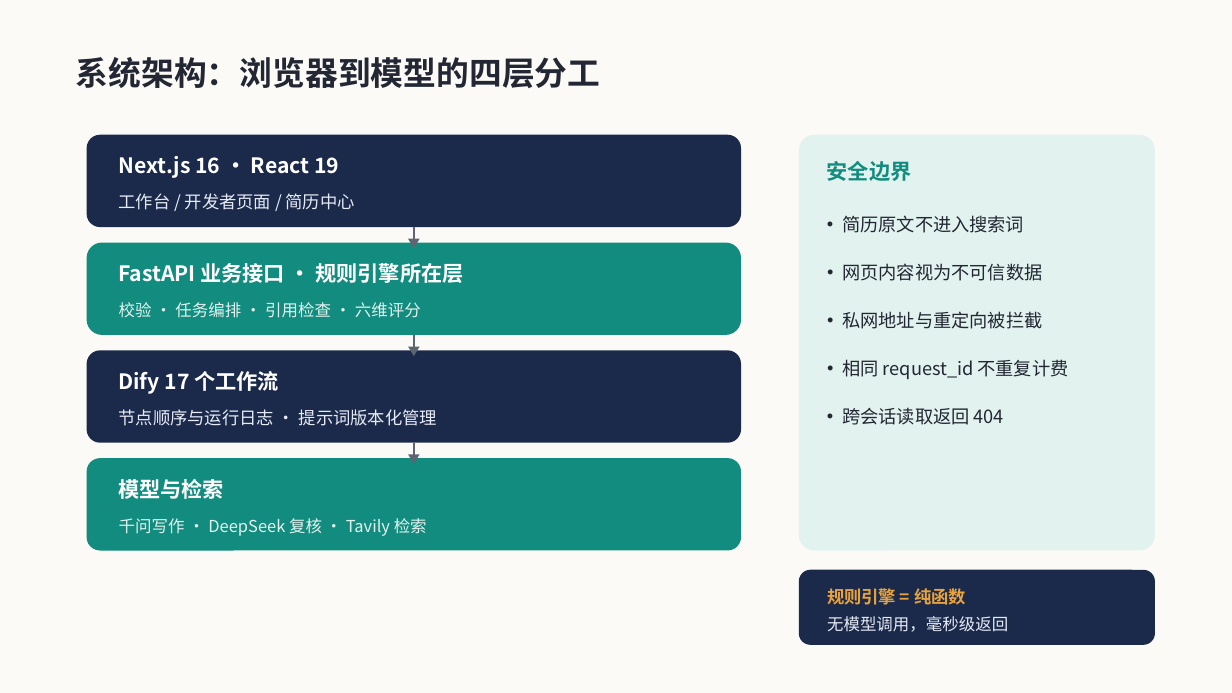
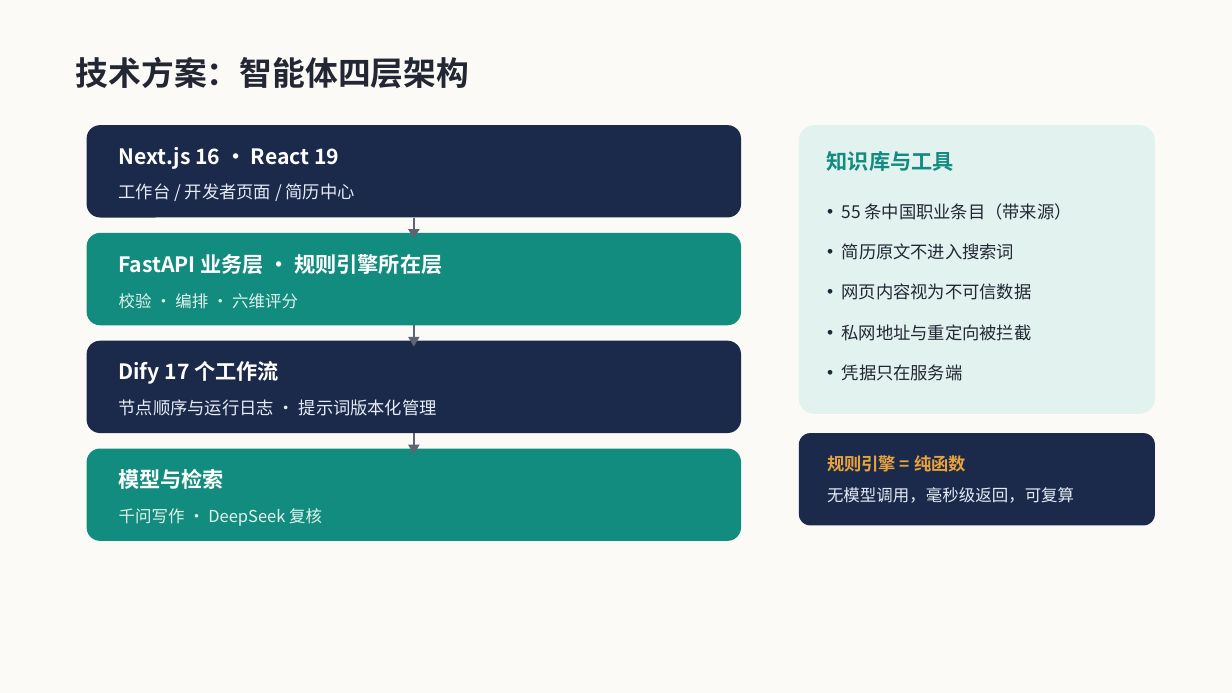
Before and after one commit to CP-bee-git/AI-game, a slide deck: slide 5 of docs/ppt-assets/careerpilot-intro.pptx (slide 7 before the commit). Drawn at 1232x693 pixels with LibreOffice and Linux fonts; fonts in the diff are those of the drawing. Boxes give left, top, right and bottom in pixels: in the first picture for what was removed or moved away, otherwise in the second. Text is boxed around its words. In the diff, an @@ line names an element or a change of style, - is before the commit and + after.

Commit message:
docs: align deck with six-part review outline, refresh snapshots
- careerpilot-intro.pptx: 12 slides restructured to 问题与需求/项目目标/
  技术方案/创新与价值/当前成果/后续计划; rule engine stays the highlight
- svg/: replace pages with new six-part roster
- preview.png, developer-preview.png, ppt shots: re-captured from live app
- 申报文稿.md: competition application text per form sections

```diff
--- a/docs/ppt-assets/careerpilot-intro.pptx
+++ b/docs/ppt-assets/careerpilot-intro.pptx
@@ text removed at bbox=[76, 57, 601, 88] @@
-系统架构：浏览器到模型的四层分工
@@ text added at bbox=[76, 57, 469, 88], 25.5 pt, text #222733, bold @@
+技术方案：智能体四层架构
@@ rounded rectangle: place and size @@
-rounded rectangle at bbox=[799, 135, 1155, 551]
+rounded rectangle at bbox=[799, 125, 1155, 413]
@@ text removed at bbox=[827, 161, 911, 181] @@
-安全边界
@@ text added at bbox=[827, 151, 954, 171], 16.5 pt, text #128C7E, bold @@
+知识库与工具
@@ text added at bbox=[842, 203, 1072, 220], 13.5 pt, text #222733 @@
+• 55 条中国职业条目（带来源）
@@ text at bbox=[118, 254, 443, 274]: text changed @@
-FastAPI 业务接口 · 规则引擎所在层
+FastAPI 业务层 · 规则引擎所在层
@@ size 14.2 to 13.5 pt; indent changed in 3 elements at bbox=[842, 324, 1032, 341], bbox=[842, 283, 1032, 300], bbox=[842, 243, 1014, 260] @@
@@ text "简历原文不进入搜索词": place and size @@
-text "简历原文不进入搜索词" at bbox=[842, 215, 1024, 233]
+text "简历原文不进入搜索词" at bbox=[842, 243, 1014, 260]
@@ text at bbox=[119, 293, 298, 309]: text changed @@
-校验 · 任务编排 · 引用检查 · 六维评分
+校验 · 编排 · 六维评分
@@ text "网页内容视为不可信数据": place and size @@
-text "网页内容视为不可信数据" at bbox=[843, 263, 1043, 281]
+text "网页内容视为不可信数据" at bbox=[842, 283, 1032, 300]
@@ text "私网地址与重定向被拦截": place and size @@
-text "私网地址与重定向被拦截" at bbox=[843, 311, 1043, 329]
+text "私网地址与重定向被拦截" at bbox=[842, 324, 1032, 341]
@@ text removed at bbox=[843, 359, 1069, 379] @@
-• 相同 request_id 不重复计费
@@ text added at bbox=[842, 364, 963, 381], 13.5 pt, text #222733 @@
+• 凭据只在服务端
@@ text removed at bbox=[842, 407, 1004, 425] @@
-• 跨会话读取返回 404
@@ 5 texts, 4 rounded rectangles, 2 freeform shapes: place and size @@
-5 texts, 4 rounded rectangles, 2 freeform shapes at bbox=[87, 135, 741, 551]
+5 texts, 4 rounded rectangles, 2 freeform shapes at bbox=[87, 125, 741, 541]
@@ proportions changed in 3 elements at bbox=[87, 233, 741, 325], bbox=[799, 125, 1155, 413], bbox=[799, 433, 1155, 526] @@
@@ rounded rectangle: place and size @@
-rounded rectangle at bbox=[799, 570, 1155, 645]
+rounded rectangle at bbox=[799, 433, 1155, 526]
@@ text "规则引擎 = 纯函数": place and size @@
-text "规则引擎 = 纯函数" at bbox=[827, 588, 966, 605]
+text "规则引擎 = 纯函数" at bbox=[827, 455, 966, 472]
@@ text at bbox=[119, 508, 322, 526]: text changed @@
-千问写作 · DeepSeek 复核 · Tavily 检索
+千问写作 · DeepSeek 复核
@@ text at bbox=[827, 487, 1074, 503]: text changed @@
-无模型调用，毫秒级返回
+无模型调用，毫秒级返回，可复算
```
Also in this commit, not shown: 9 other slides changed, 1 slide added, 1 slide removed, 20 other files.
